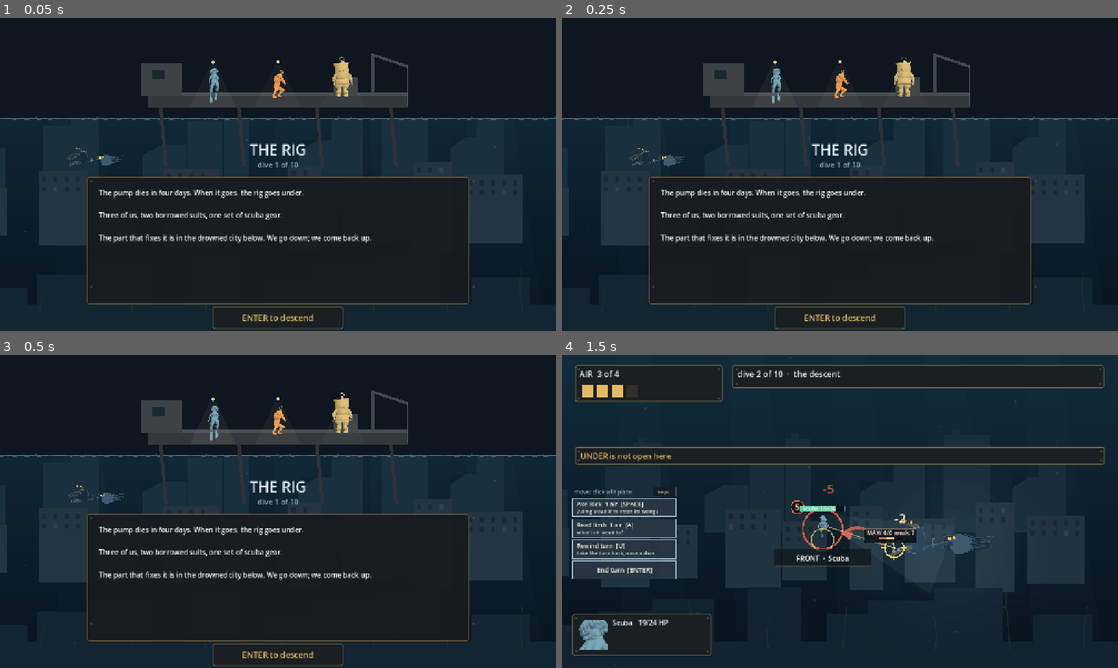
Above: before the commit, frames 1-4 (two rows, left to right).
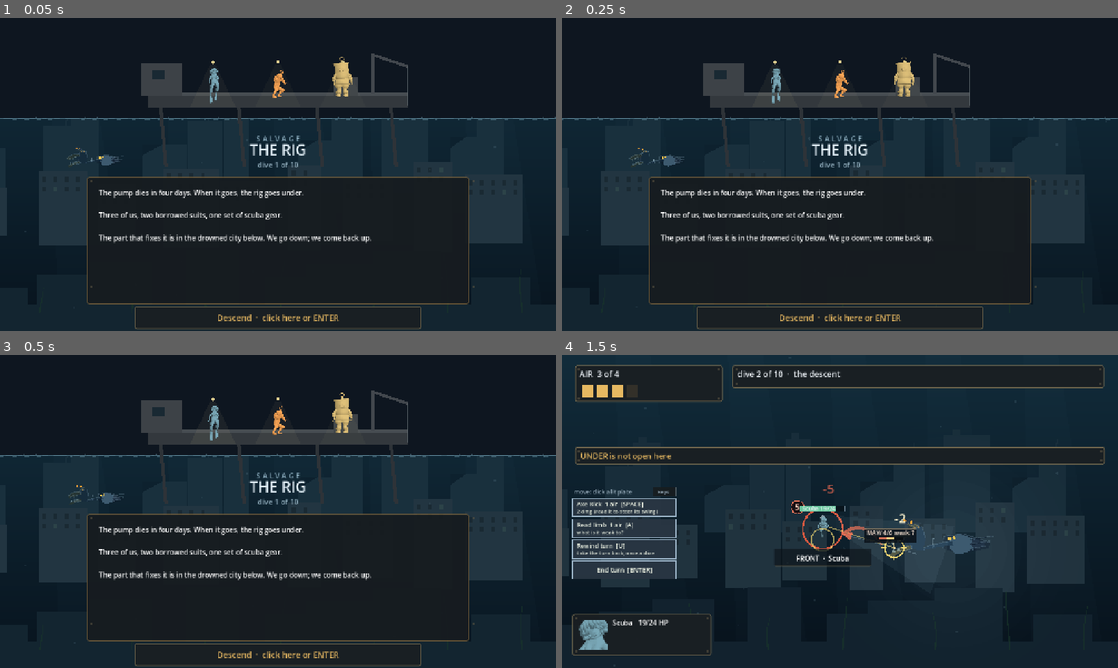
Above: after the commit, the same moments.

Repository: ImmortalDemonGod/salvage
Game: Godot game, scene res://game/main.tscn
The game is run twice, just before and just after one commit, with the same random seed, the same clock (stepped at 60 frames per second) and the same inputs.
Inputs (mouse positions are in pixels of both pictures, inside the frame that each line leads up to):
- Up to frame 1 (0.05 s): no input
- Up to frame 2 (0.25 s): no input
- Up to frame 3 (0.5 s): no input
- Up to frame 4 (1.5 s): tap Enter at 0.5, 0.6 s; move the mouse to (962, 495) at 0.52 s; hold Right 0.53-1.25 s; click (962, 495) at 0.67 s; tap Space at 0.77 s; tap E at 0.8 s; drag from (728, 527) to (812, 574) at 1.27 s

The runs differ from the first frame. In frame 1, 0.7% of the frame differs, in the area x 24-76%, y 37-100%; in frame 2, 0.7%; in frame 3, 0.7%; in frame 4, nothing differs.

Commit message:
the confirmation round's blockers: labels uncrossed, the line findable, and Dive again is a real door
- the door label moves above its bar: below it, it printed onto the
  chamber counter and the two ran together (cold read)
- the target line brightens and thickens; a reader could not find it
- the ending restarts the run in place: _restart() wired to ENTER and
  to the click, checked FIRST because combat still holds the finished
  fight on the ending screen; mouserun now clicks Dive again after every
  full run and requires beat=opening back (proved in-browser, 113s)
- cargo crushed 0 becomes a sentence a reader cannot misread
- every scene button says click here or ENTER; SALVAGE names itself on
  its first screen

Diff:
--- a/content/beats.gd
+++ b/content/beats.gd
@@ -41,7 +41,7 @@
 			# which is the beat that teaches the combat frame: telling a player
 			# how to end a turn before turns exist is the teach ladder broken
 			# in the UI instead of the data.
-			{"role": "controls", "text": "ENTER to descend"},
+			{"role": "controls", "text": "Descend  ·  click here or ENTER"},
 		],
 	},
 	{
@@ -82,7 +82,7 @@
 			{"role": "who", "text": "(placeholder) The crab is dealt with and everyone came back up. That bought us a night on deck, and we spent it fitting the drum to the middle suit. Its diver answers to Drum now."},
 			{"role": "want", "text": "(placeholder) Point the drum at whatever is winding up and it stops. It reaches from the back line, so you do not have to be in front of the thing to shut it."},
 			{"role": "want", "text": "(placeholder) There was time to drill, too. Every diver now has a second use for what they already carry. The part is deeper than we got today, and the pump is not waiting. We go back down."},
-			{"role": "controls", "text": "ENTER to descend"},
+			{"role": "controls", "text": "Descend  ·  click here or ENTER"},
 		],
 	},
 	{
@@ -135,7 +135,7 @@
 		"lines": [
 			{"role": "who", "text": "(placeholder) The way to the part is open now, and it runs deep. What waits at the bottom is too big for the light gear alone. So today, for the first time, the big suit goes in the water."},
 			{"role": "want", "text": "(placeholder) Every diver moves once a turn for free. Swinging is what costs air, and one swing of the big suit takes three of the four lines the pump sends down. Bring it and most of the turn belongs to one diver."},
-			{"role": "controls", "text": "ENTER to descend"},
+			{"role": "controls", "text": "Descend  ·  click here or ENTER"},
 		],
 	},
 	{
--- a/game/main.gd
+++ b/game/main.gd
@@ -60,6 +60,18 @@
 	mouse_filter = Control.MOUSE_FILTER_IGNORE
 	_build_ui()
 	_pass_clicks_through(self)
+	_refresh()
+
+# Dive again, from the ending, without touching the browser. The old exit
+# was "refresh the page": a button-shaped bar whose only instruction was
+# to go find a browser control -- unfindable on mobile, and the one screen
+# that broke the everything-is-clickable rule (cold read, Aug 8).
+func _restart() -> void:
+	run = Run.new()
+	combat = run.combat
+	selected = 0
+	_arrow_pick = -1
+	_snap_of = null
 	_refresh()
 
 # where this encounter puts a station, falling back to the default ring
@@ -780,7 +792,9 @@
 		HORIZONTAL_ALIGNMENT_CENTER, 600.0, 36, Color(0.88, 0.94, 0.97))
 	var rows: Array = [
 		"dives cleared  %d of %d" % [Beats.LADDER.size(), Beats.LADDER.size()],
-		"cargo crushed  %d" % lost,
+		# "cargo crushed 0" made a cold reader ask whether 0 was the good
+		# number; say the good outcome as a sentence instead
+		("the cargo came up whole" if lost == 0 else "cargo crushed  %d" % lost),
 		"the squad came back %s" % ("whole" if lost == 0 else "lighter than it went down"),
 	]
 	for i in range(rows.size()):
@@ -1031,7 +1045,7 @@
 		var b: Dictionary = run.current()
 		var lines: Array = b.get("lines", [])
 		var body: Array = []
-		var controls := "that is the whole prototype  ·  refresh the page to dive again" if run.finished else "ENTER to continue"
+		var controls := "Dive again  ·  click here or ENTER" if run.finished else "Continue  ·  click here or ENTER"
 		for l in lines:
 			if String(l.role) == "controls":
 				controls = String(l.text)
@@ -1588,7 +1602,9 @@
 				_arrow_pick = -1
 				_refresh()
 		KEY_ENTER:
-			if combat == null:
+			if run.finished:
+				_restart()
+			elif combat == null:
 				run.advance(); combat = run.combat; selected = 0; _refresh()
 			elif _arrow_pick >= 0:
 				player_move(_arrow_pick)
@@ -1668,14 +1684,18 @@
 	for k in range(int(wide / 46.0)):
 		draw_rect(Rect2(at + Vector2(14.0 + float(k) * 46.0, 8), Vector2(5, 5)), RIVET)
 	# a dashed line across the chamber marking the height the water has to
-	# reach, so "fill it to the top" is a picture
+	# reach, so "fill it to the top" is a picture. Brighter and thicker
+	# after a cold reader could not find "this line" at all (Aug 8).
 	for i in range(16):
 		if i % 2 == 1:
 			continue
 		var x0: float = at.x + wide * float(i) / 16.0
 		draw_line(Vector2(x0, at.y + 26), Vector2(x0 + wide / 16.0, at.y + 26),
-			Color(0.86, 0.78, 0.42, 0.75), 2.0)
-	draw_string(f, at + Vector2(6, 44), "the way out" + ("  OPEN" if is_open else "  ·  fill to this line"),
+			Color(0.92, 0.82, 0.44, 0.95), 3.0)
+	# the label sits ABOVE the door in open sky: below it, it landed on
+	# the chamber's own "0 of 3" label and the two ran together into one
+	# garbled phrase (cold read, Aug 8)
+	draw_string(f, at + Vector2(6, -8), "the way out" + ("  OPEN" if is_open else "  ·  fill to this line"),
 		HORIZONTAL_ALIGNMENT_LEFT, -1, 16, OPEN_C if is_open else Color(0.90, 0.82, 0.48))
 
 func _valve_pos(i: int) -> Vector2:
@@ -1771,6 +1791,11 @@
 	if _dive > 0.0:
 		return
 	var title := String(b.get("title", "")).to_upper()
+	# the game's own name on its first screen: a cold reader pointed out
+	# the title of the GAME appeared nowhere before the credits
+	if String(b.get("id", "")) == "opening":
+		draw_string(f, Vector2(w.x * 0.5 - 300.0, surf + 52.0), "S A L V A G E",
+			HORIZONTAL_ALIGNMENT_CENTER, 600.0, 17, Color(0.55, 0.68, 0.75))
 	draw_string(f, Vector2(w.x * 0.5 - 300.0, surf + 84.0), title,
 		HORIZONTAL_ALIGNMENT_CENTER, 600.0, 34, Color(0.88, 0.93, 0.96))
 	draw_string(f, Vector2(w.x * 0.5 - 300.0, surf + 112.0), "dive %d of %d" % [run.beat + 1, Beats.LADDER.size()],
@@ -2071,6 +2096,11 @@
 # the selected diver there, a diver card selects that diver, and the enemy
 # means attack. Nothing here is a new rule; it is the same three verbs.
 func _click(at: Vector2) -> void:
+	# the ending first: combat still holds the LAST fight's finished sim
+	# there, so the scene branch below never sees the ending at all
+	if run != null and run.finished:
+		_restart()
+		return
 	if run.puzzle != null:
 		for i in range(run.puzzle.valves()):
 			if at.distance_to(_valve_pos(i)) < 30.0:
@@ -2083,7 +2113,10 @@
 			run.advance(); combat = run.combat; selected = 0; _refresh()
 		return
 	if combat == null:
-		run.advance(); combat = run.combat; selected = 0; _refresh()
+		if run.finished:
+			_restart()
+		else:
+			run.advance(); combat = run.combat; selected = 0; _refresh()
 		return
 	if _keys_rect().has_point(at):
 		_keys_menu = not _keys_menu
Not shown, added: site/index.apple-touch-icon.png.import
Not shown, added: site/index.icon.png.import
Not shown, added: site/index.png.import
Not shown, changed: verify/mouserun.mjs
